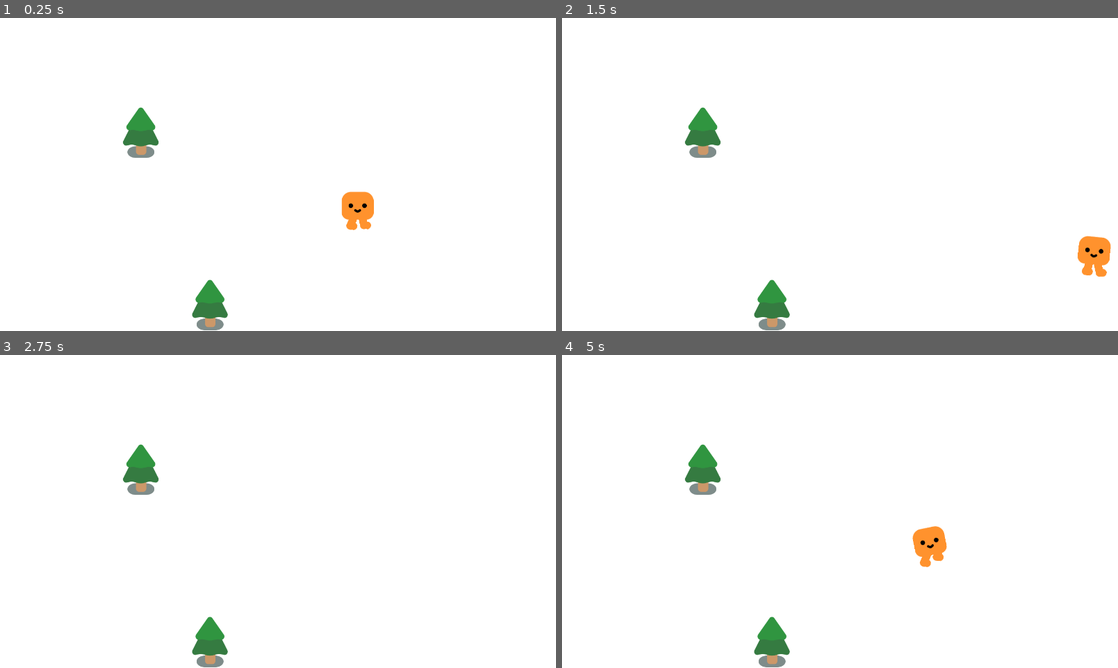
Above: before the commit, frames 1-4 (two rows, left to right).
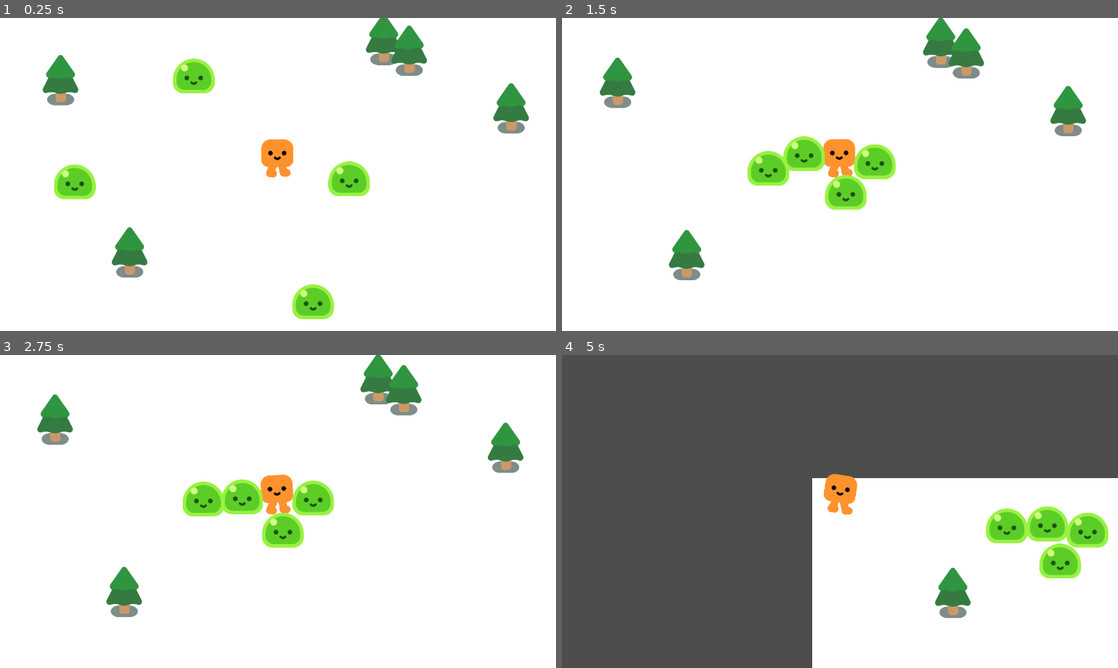
Above: after the commit, the same moments.

Repository: RuhlMirko/godot-learning
Game: Godot game, scene res://survivors_game.tscn
The game is run twice, just before and just after one commit, with the same random seed, the same clock (stepped at 60 frames per second) and the same inputs. Before the commit the project starts from res://survivors.tscn.
Inputs:
- Up to frame 1 (0.25 s): no input
- Up to frame 2 (1.5 s): hold D (move_right) 0.53-1.28 s; hold S (move_down) from 1.28 s (still down)
- Up to frame 3 (2.75 s): release S (move_down) at 2.03 s; hold D (move_right) from 2.03 s (still down)
- Up to frame 4 (5 s): release D (move_right) at 2.78 s; hold W (move_up) 2.78-3.53 s; hold A (move_left) from 3.53 s (still down)

The runs differ from the first frame. In frame 1, 8.8% of the frame differs, in the area x 7-96%, y 0-100%; in frame 2, 8.8%; in frame 3, 8.2%; in frame 4, 71%, in the area x 0-100%, y 0-100%.

Commit message:
Added mob movement and fixed background

Diff:
--- a/2d-project-assets/mob.gd
+++ b/2d-project-assets/mob.gd
@@ -1 +1,10 @@
 extends CharacterBody2D
+
+const MOB_SPEED = 300.0
+
+@onready var player = $"../../Player"
+
+func _physics_process(delta: float) -> void:
+	var direction = global_position.direction_to(player.global_position)
+	velocity = direction * MOB_SPEED
+	move_and_slide()
--- a/2d-project-assets/mob.tscn
+++ b/2d-project-assets/mob.tscn
@@ -1,11 +1,13 @@
 [gd_scene format=3 uid="uid://y38gte5o0xf8"]
 
 [ext_resource type="PackedScene" uid="uid://ogik4s70pgwl" path="res://characters/slime/slime.tscn" id="1_dy6sc"]
+[ext_resource type="Script" uid="uid://d07l5xwryn2cx" path="res://mob.gd" id="1_nokgg"]
 
 [sub_resource type="CircleShape2D" id="CircleShape2D_nokgg"]
 radius = 50.08992
 
 [node name="Mob" type="CharacterBody2D" unique_id=1935145560]
+script = ExtResource("1_nokgg")
 
 [node name="Slime" parent="." unique_id=2008890567 instance=ExtResource("1_dy6sc")]
 
--- a/2d-project-assets/player.tscn
+++ b/2d-project-assets/player.tscn
@@ -15,3 +15,5 @@
 [node name="CollisionShape2D" type="CollisionShape2D" parent="." unique_id=129315255]
 position = Vector2(0, -40)
 shape = SubResource("CircleShape2D_onrkg")
+
+[node name="Camera2D" type="Camera2D" parent="." unique_id=1388575314]
--- a/2d-project-assets/survivors.tscn
+++ /dev/null
@@ -1,23 +0,0 @@
-[gd_scene format=3 uid="uid://delht61tcs571"]
-
-[ext_resource type="PackedScene" uid="uid://c1sx7bic4uhdj" path="res://player.tscn" id="1_rafyw"]
-[ext_resource type="PackedScene" uid="uid://dq3r015sr1uql" path="res://pine_tree.tscn" id="2_w4ohl"]
-
-[node name="Game" type="Node2D" unique_id=1879333319]
-y_sort_enabled = true
-
-[node name="ColorRect" type="ColorRect" parent="." unique_id=313257185]
-offset_right = 1922.0
-offset_bottom = 1077.0
-
-[node name="Player" parent="." unique_id=967538582 instance=ExtResource("1_rafyw")]
-position = Vector2(928, 541)
-
-[node name="PineTree" parent="." unique_id=406758172 instance=ExtResource("2_w4ohl")]
-position = Vector2(544, 791)
-
-[node name="PineTree2" parent="." unique_id=2013529158 instance=ExtResource("2_w4ohl")]
-position = Vector2(365, 345)
-
-[node name="PineTree3" parent="." unique_id=1212129053 instance=ExtResource("2_w4ohl")]
-position = Vector2(1532, 418)
--- /dev/null
+++ b/2d-project-assets/survivors_game.tscn
@@ -0,0 +1,46 @@
+[gd_scene format=3 uid="uid://delht61tcs571"]
+
+[ext_resource type="PackedScene" uid="uid://c1sx7bic4uhdj" path="res://player.tscn" id="1_l26od"]
+[ext_resource type="PackedScene" uid="uid://dq3r015sr1uql" path="res://pine_tree.tscn" id="2_qqaft"]
+[ext_resource type="PackedScene" uid="uid://y38gte5o0xf8" path="res://mob.tscn" id="3_7jj1j"]
+
+[node name="Game" type="Node2D" unique_id=1879333319]
+y_sort_enabled = true
+
+[node name="ColorRect" type="ColorRect" parent="." unique_id=313257185]
+offset_right = 1922.0
+offset_bottom = 1077.0
+
+[node name="Player" parent="." unique_id=967538582 instance=ExtResource("1_l26od")]
+position = Vector2(928, 541)
+
+[node name="Trees" type="Node" parent="." unique_id=729200670]
+
+[node name="PineTree" parent="Trees" unique_id=406758172 instance=ExtResource("2_qqaft")]
+position = Vector2(544, 791)
+
+[node name="PineTree2" parent="Trees" unique_id=2013529158 instance=ExtResource("2_qqaft")]
+position = Vector2(365, 345)
+
+[node name="PineTree3" parent="Trees" unique_id=1212129053 instance=ExtResource("2_qqaft")]
+position = Vector2(1532, 418)
+
+[node name="PineTree4" parent="Trees" unique_id=146770661 instance=ExtResource("2_qqaft")]
+position = Vector2(1202, 241)
+
+[node name="PineTree5" parent="Trees" unique_id=885867421 instance=ExtResource("2_qqaft")]
+position = Vector2(1268, 269)
+
+[node name="Mobs" type="Node" parent="." unique_id=1179286137]
+
+[node name="Mob" parent="Mobs" unique_id=1935145560 instance=ExtResource("3_7jj1j")]
+position = Vector2(327, 604)
+
+[node name="Mob2" parent="Mobs" unique_id=277494103 instance=ExtResource("3_7jj1j")]
+position = Vector2(657, 269)
+
+[node name="Mob3" parent="Mobs" unique_id=684774778 instance=ExtResource("3_7jj1j")]
+position = Vector2(1185, 607)
+
+[node name="Mob4" parent="Mobs" unique_id=780760971 instance=ExtResource("3_7jj1j")]
+position = Vector2(1037, 979)
